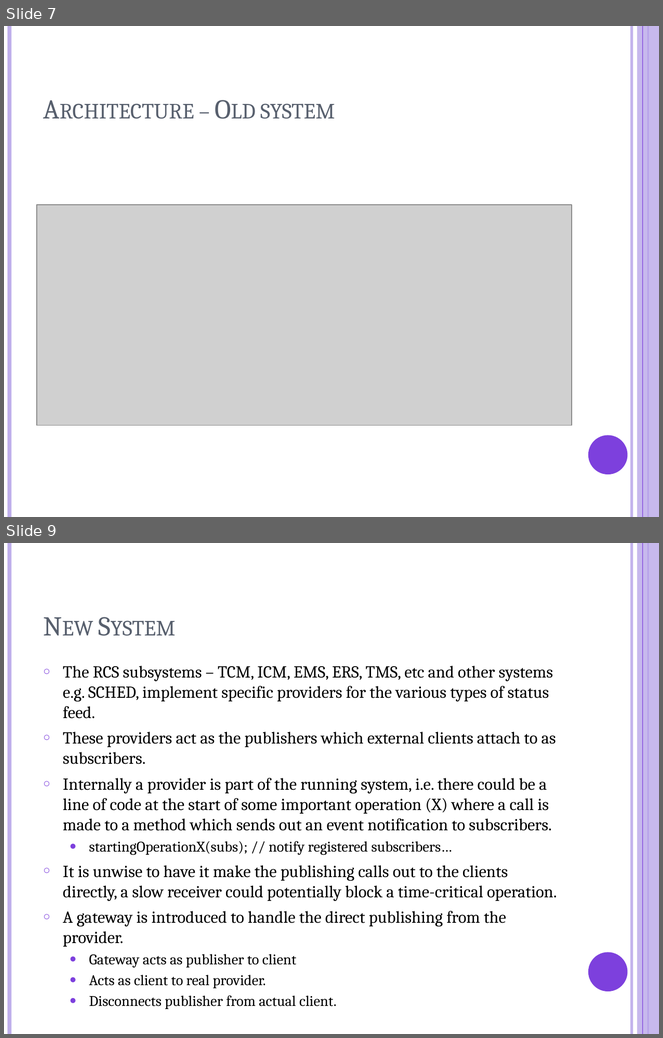
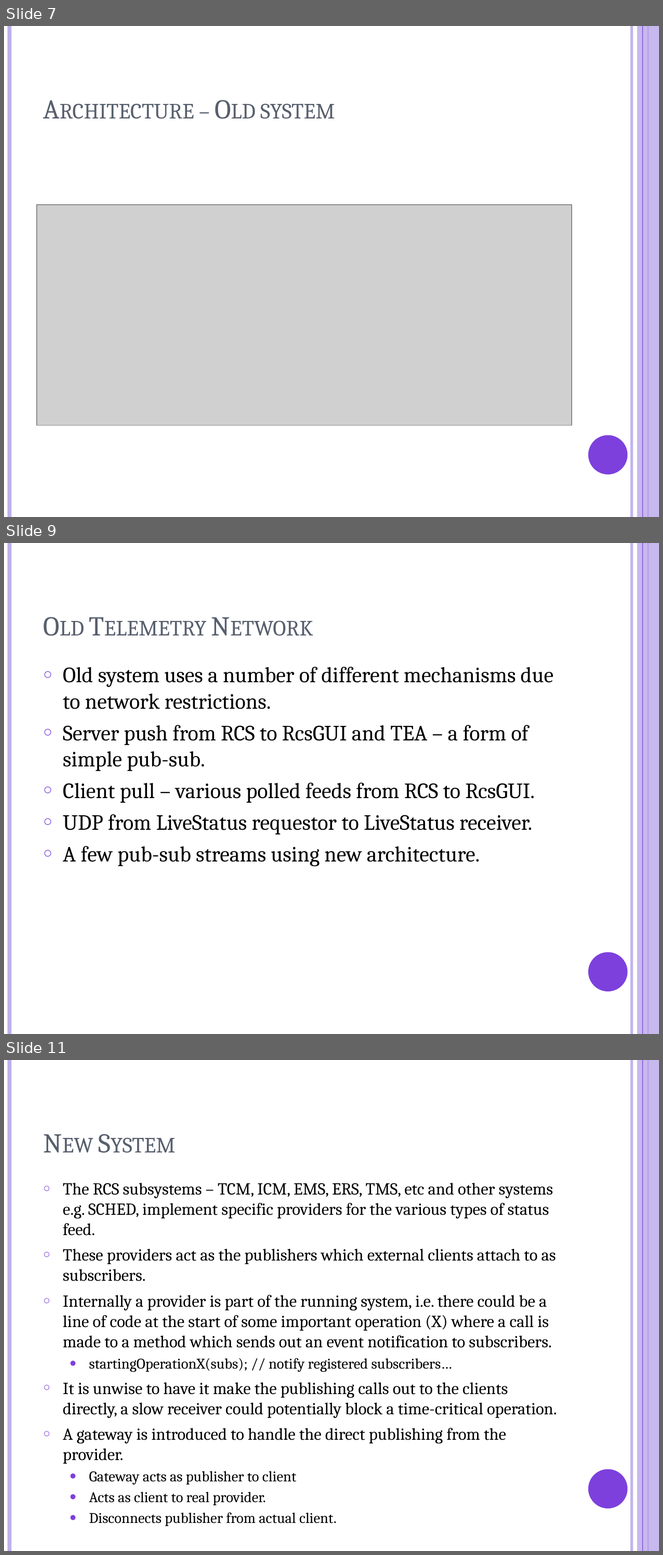
Before and after one commit to LivTel/rcs-handover, a slide deck: ppt/telemetry.pptx. Shown one above the other, each under a label of ours: slides 7 and 9 before the commit, slides 7, 9 and 11 after it; the slides between them are not shown. The pictures are 663x1038 and 663x1555 pixels, drawn with LibreOffice and Linux fonts; fonts in the diff are those of the drawing; grey boxes stand for pictures. Boxes give left, top, right and bottom in pixels: in the first picture for what was removed or moved away, otherwise in the second. Text is boxed around its words. In the diff, an @@ line names an element or a change of style, - is before the commit and + after.

Commit message:
Added live status info to telemetry

```diff
--- a/ppt/telemetry.pptx
+++ b/ppt/telemetry.pptx
@@ slide 9 added at (4,543,659,1034), background #FFFFFF; not listed: 6 template elements that a slide beside it also shows @@
@@ title added at (37,563,572,644), 30 pt, text #575F6D, small capitals @@
+Old Telemetry Network
@@ text added at (63,667,554,867), 24 pt, text #000000 @@
+○ Old system uses a number of different mechanisms due to network restrictions.
+○ Server push from RCS to RcsGUI and TEA – a form of simple pub-sub.
+○ Client pull – various polled feeds from RCS to RcsGUI.
+○ UDP from LiveStatus requestor to LiveStatus receiver.
+○ A few pub-sub streams using new architecture.
@@ what was slide 9 is now slide 11 @@
```
Also in this commit, not shown: 4 slides changed, 4 other slides added, 1 other file.
